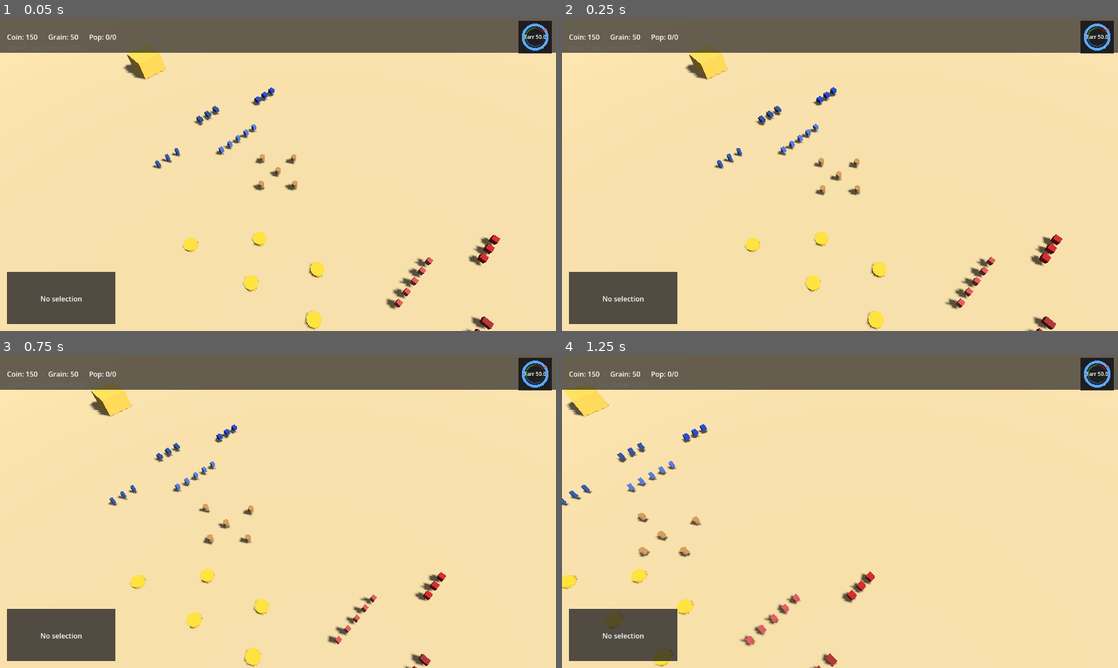
Above: before the commit, frames 1-4 (two rows, left to right).
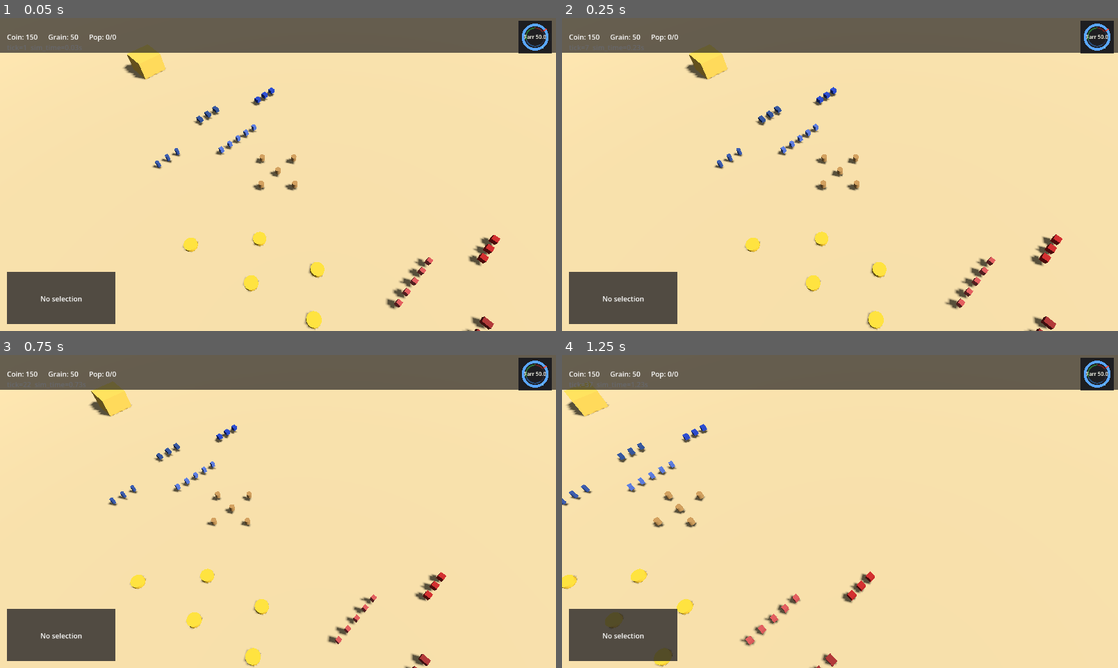
Above: after the commit, the same moments.

Repository: siavoush/shahname-rts
Game: Godot game, scene res://scenes/main.tscn
Same seed, same stepped clock (60 frames per second), same inputs: the game is played once before the commit and once after it.
Inputs (mouse positions are in pixels of both pictures, inside the frame that each line leads up to):
- Up to frame 1 (0.05 s): no input
- Up to frame 2 (0.25 s): no input
- Up to frame 3 (0.75 s): tap Enter at 0.5 s; move the mouse to (400, 495) at 0.52 s; hold Right from 0.53 s (still down); hold Shift from 0.53 s (still down); click (400, 495) at 0.67 s
- Up to frame 4 (1.25 s): keep holding Right; keep holding Shift

Frame 1 is identical in both runs. In frame 2, 0.4% of the frame differs, in the area x 45-54%, y 43-57%; in frame 3, 0.4%; in frame 4, 0.5%, in the area x 13-26%, y 43-65%.

Commit message:
fix(session-11): full-review BLOCKERs — DummyIran gate + unit_id collision root + gate integrity
Fixes the 2 confirmed code BLOCKERs + 2 gate-integrity findings from the
2026-06-08 Fable-5-era comprehensive review (29-agent workflow).

ARCH-2 (BLOCKER): DummyIranController gated to --headless-batch boots.
  The autoload was always-on; in live player games it would seize the
  player's workers at tick 0 and clobber commands with attack-move
  sweeps every 900 ticks (latent since c05ba77 activated unit
  discovery). `enabled` set in _ready from cmdline-user-args; handler
  early-returns when disabled; reset() preserves the boot-scoped gate.
  +3 regression tests.

ARCH-1 (BLOCKER): unit_id namespace collision fixed at the EMITTER.
  Building HCs no longer emit global unit_health_zero / unit_died
  (HealthComponent.emit_global_death_signals, set false by
  Building._init_health_from_balance_data). Razing building id N can
  no longer death-preempt + queue_free the healthy unit with unit_id N
  or misfire worker-death Farr drains. Building death surface = LOCAL
  health_zero (BUG-G1 pattern) + typed EventBus.building_destroyed.
  New test_unit_building_id_collision.gd (5 tests incl. real-scene
  wiring check on Ma'dan).

TEST-2 (HIGH): run_tests.sh cold-start false-green guard — parse GUT
  totals line; refuse the vacuous green when 0 tests ran (fresh
  worktree without import pass), with fix hint.

HOOK-1 (QoL): docs-only commits (*.md/*.txt/docs/.claude/codex) skip
  the ~42s lint+GUT pre-commit gate.

Docs: ARCHITECTURE.md §2 rows truth-fixed (stale "structurally inert" +
"unit_spawned does not exist" claims); BUILD_LOG session-11 entry.

Suite: 1643 tests (+8), 0 failures, lint clean.

Diff:
--- a/game/scripts/autoload/dummy_iran_controller.gd
+++ b/game/scripts/autoload/dummy_iran_controller.gd
@@ -105,13 +105,29 @@
 ## log emit to state-change boundaries — no per-tick spam per §9.M6.4.
 var _last_acked_build_step: int = -1
 
+## Session-11 hotfix (review ARCH-2) — headless-batch gate. This controller
+## is an autoload and therefore boots in EVERY game, including live player
+## sessions, where an active dummy AI would seize the player's workers at
+## tick 0 and clobber their commands with attack-move sweeps every 900
+## ticks. `enabled` gates the sim_phase handler; it is true ONLY under the
+## `--headless-batch` boot (the same cmdline-user-args sentinel main.gd
+## uses to spawn HeadlessMatchRunner). Tests set `enabled = true`
+## explicitly. reset() deliberately does NOT touch it — enablement is
+## boot-scoped, not match-scoped.
+var enabled: bool = false
+
 
 # ---------------------------------------------------------------------------
 # Lifecycle
 # ---------------------------------------------------------------------------
 
 func _ready() -> void:
-	print("[dummy-iran] DummyIranController._ready")
+	# ARCH-2 gate: active ONLY under the headless-batch boot. In a live
+	# player game the controller stays connected but inert (early-return
+	# in _on_sim_phase) so the wiring path is identical in both modes and
+	# tests can flip `enabled` without re-wiring (BUG-D1 lesson).
+	enabled = OS.get_cmdline_user_args().has("--headless-batch")
+	print("[dummy-iran] DummyIranController._ready enabled=%s" % str(enabled))
 	# Canonical pattern (per turan_controller.gd:140): subscribe to
 	# EventBus.sim_phase + filter to PHASE_AI inside the handler.
 	# SimClock does NOT declare per-phase signals; the bus is the seam.
@@ -155,6 +171,10 @@
 ## discipline: tests drive via `EventBus.sim_phase.emit(&"ai", tick)`, NOT
 ## by calling `_on_sim_phase` directly (BUG-D1 lesson).
 func _on_sim_phase(phase: StringName, tick: int) -> void:
+	# ARCH-2 gate — inert outside --headless-batch boots (live player
+	# games must never have the dummy AI fighting the player for control).
+	if not enabled:
+		return
 	if phase != Constants.PHASE_AI:
 		return
 
--- a/game/scripts/units/components/health_component.gd
+++ b/game/scripts/units/components/health_component.gd
@@ -41,6 +41,23 @@
 # in _ready (or by tests directly). Defaults to -1 ("no unit") so a freshly-
 # constructed orphan component does not falsely claim unit_id 0.
 @export var unit_id: int = -1
+
+## Session-11 hotfix (review ARCH-1) — unit_id collision ROOT fix.
+## Units and Buildings keep SEPARATE id counters that collide in the same
+## int space (unit.gd `_next_unit_id` and building.gd `_next_building_id`
+## both start at 1). Until now, Building HCs emitted on the GLOBAL
+## `unit_health_zero` / `unit_died` channels, so razing building id 3
+## death-preempted (and queue_free'd) the healthy UNIT with unit_id 3, and
+## FarrDrainDispatcher could apply worker-death drains for a building death.
+## Buildings now suppress the global emits (Building._init_health_from_
+## balance_data sets this false); their death surface is the LOCAL
+## `health_zero` signal (BUG-G1 per-instance pattern) plus the typed
+## `EventBus.building_destroyed(team, kind, unit_id)` channel emitted by
+## Building._on_health_zero. Units leave this true. Known accepted edge:
+## the headless runner's first_engagement_tick latch (which proxies on
+## unit_health_zero) no longer sees building-only engagements — already a
+## documented proxy divergence in AI_VS_AI_RESULT_FORMAT §8.
+@export var emit_global_death_signals: bool = true
 
 ## Local death signal — emitted BEFORE the global EventBus.unit_health_zero.
 ## Subscribers that need source-identification (Building subclasses whose
@@ -281,8 +298,12 @@
 	#      is_instance_valid each frame, but a unit_died-driven prune is a
 	#      LATER optimization).
 	health_zero.emit(unit_id)
-	EventBus.unit_health_zero.emit(unit_id)
-	EventBus.unit_died.emit(unit_id, killer_unit_id, augmented_cause, death_pos)
+	# Session-11 hotfix (ARCH-1): Building HCs set emit_global_death_signals
+	# false at init — the global channels are the UNIT namespace; building
+	# deaths surface via the local signal above + EventBus.building_destroyed.
+	if emit_global_death_signals:
+		EventBus.unit_health_zero.emit(unit_id)
+		EventBus.unit_died.emit(unit_id, killer_unit_id, augmented_cause, death_pos)
 
 
 ## Apply healing. Increases hp by `amount`, clamped to max_hp_x100.
--- a/game/scripts/world/buildings/building.gd
+++ b/game/scripts/world/buildings/building.gd
@@ -982,6 +982,14 @@
 		hc.call(&"init_max_hp", max_hp)
 	if hc.has_method(&"set"):
 		hc.set(&"unit_id", unit_id)
+	# Session-11 hotfix (review ARCH-1) — unit_id collision ROOT fix.
+	# Building ids and Unit ids collide in the same int space; suppress the
+	# global unit_health_zero / unit_died emits for Building HCs so a razed
+	# building can never death-preempt (and free) a same-id healthy Unit or
+	# misfire a worker-death Farr drain. Building death surfaces via the
+	# LOCAL hc.health_zero subscription above (BUG-G1 pattern) + the typed
+	# EventBus.building_destroyed emit in _on_health_zero.
+	hc.set(&"emit_global_death_signals", false)
 
 
 ## Read max_hp from BalanceData.buildings[<kind>].max_hp via the
--- a/game/tests/unit/test_dummy_iran_controller.gd
+++ b/game/tests/unit/test_dummy_iran_controller.gd
@@ -26,10 +26,51 @@
 	# because the autoload's state persists across tests in the same
 	# Godot process.
 	DummyIranController.reset()
+	# Session-11 hotfix (ARCH-2): the controller boots disabled outside
+	# --headless-batch (the GUT process has no such flag). Tests opt in
+	# explicitly; reset() deliberately preserves `enabled`.
+	DummyIranController.enabled = true
 
 
 func after_each() -> void:
 	DummyIranController.reset()
+	DummyIranController.enabled = false
+
+
+# ---------------------------------------------------------------------------
+# ARCH-2 gate regression (session-11 hotfix)
+# ---------------------------------------------------------------------------
+
+func test_controller_boots_disabled_without_headless_batch_flag() -> void:
+	# The GUT process was launched WITHOUT --headless-batch, so the
+	# autoload's _ready must have left the gate closed. before_each
+	# force-enabled it for the other tests; assert the BOOT decision by
+	# re-deriving it from the same source _ready used.
+	assert_false(OS.get_cmdline_user_args().has("--headless-batch"),
+		"ARCH-2 precondition: GUT process must not carry the headless-batch "
+		+ "flag — if it ever does, the boot-disabled invariant is untestable "
+		+ "here and this test must move to a subprocess harness")
+
+
+func test_disabled_controller_is_inert_on_sim_phase() -> void:
+	# With the gate closed, AI-phase ticks must not advance the FSM —
+	# the live-game safety invariant. Wiring-path discipline: drive via
+	# EventBus.sim_phase.emit (BUG-D1 lesson).
+	DummyIranController.enabled = false
+	EventBus.sim_phase.emit(Constants.PHASE_AI, 0)
+	assert_eq(DummyIranController.get_state(), &"awaiting_start",
+		"ARCH-2: disabled controller must not run the tick-0 gather "
+		+ "dispatch (state must stay awaiting_start)")
+
+
+func test_reset_preserves_enabled_flag() -> void:
+	# Enablement is boot-scoped, not match-scoped: HeadlessMatchRunner
+	# calls reset() between matches and the controller must stay active.
+	DummyIranController.enabled = true
+	DummyIranController.reset()
+	assert_true(DummyIranController.enabled,
+		"reset() must not clear the boot-scoped enabled gate "
+		+ "(per-match reset happens inside an enabled headless boot)")
 
 
 # ---------------------------------------------------------------------------
--- /dev/null
+++ b/game/tests/unit/test_unit_building_id_collision.gd
@@ -0,0 +1,175 @@
+# Regression tests — Unit/Building unit_id namespace-collision ROOT fix.
+#
+# Session-11 hotfix, 2026-06-08 full-review finding ARCH-1 (BLOCKER).
+#
+# The bug class: Units and Buildings keep SEPARATE static id counters that
+# both start at 1 and collide in the same int space. Building HCs used to
+# emit on the GLOBAL `EventBus.unit_health_zero` / `unit_died` channels;
+# consumers filter by id only, so razing building id N death-preempted
+# (StateMachine → &"dying" → queue_free) the healthy UNIT with unit_id N,
+# and FarrDrainDispatcher could apply a worker-death Farr drain for a
+# building death. Workarounds existed at three consumer sites (BUG-G1 /
+# BUG-H8 target_node threading); this is the EMITTER-side root fix:
+# HealthComponent.emit_global_death_signals, set false by
+# Building._init_health_from_balance_data.
+#
+# Invariants pinned here:
+#   1. A Building-flagged HC reaching 0 emits the LOCAL health_zero signal
+#      but NEVER the global unit_health_zero / unit_died channels.
+#   2. A Unit HC (default flag) still emits all three — unit-side death
+#      preempt + Farr drains + telemetry are unaffected.
+#   3. The collision scenario: two HCs sharing id N; the building-side
+#      death produces ZERO global emissions for id N (nothing for a
+#      same-id unit consumer to misfire on).
+#   4. Wiring: a REAL Building scene (Ma'dan canonical) gets the flag set
+#      false by _init_health_from_balance_data — the fix is wired, not
+#      just available.
+#
+# Pitfall #17 discipline: free() not queue_free()+await where applicable;
+# add_child_autofree handles lifetime.
+extends GutTest
+
+
+const HealthComponentScript: Script = preload(
+	"res://scripts/units/components/health_component.gd")
+const MadanScene: PackedScene = preload(
+	"res://scenes/world/buildings/madan.tscn")
+const BuildingScript: Script = preload(
+	"res://scripts/world/buildings/building.gd")
+
+const COLLIDING_ID: int = 7
+
+var _unit_hc: Variant
+var _building_hc: Variant
+var _global_zero_ids: Array[int] = []
+var _global_died_ids: Array[int] = []
+var _local_zero_ids: Array[int] = []
+
+
+func before_each() -> void:
+	SimClock.reset()
+	_global_zero_ids.clear()
+	_global_died_ids.clear()
+	_local_zero_ids.clear()
+
+	_unit_hc = HealthComponentScript.new()
+	add_child_autofree(_unit_hc)
+	_unit_hc.unit_id = COLLIDING_ID
+	# Unit-side default: emit_global_death_signals stays true.
+
+	_building_hc = HealthComponentScript.new()
+	add_child_autofree(_building_hc)
+	_building_hc.unit_id = COLLIDING_ID
+	# What Building._init_health_from_balance_data now sets:
+	_building_hc.emit_global_death_signals = false
+	_building_hc.health_zero.connect(_on_local_zero)
+
+	EventBus.unit_health_zero.connect(_on_global_zero)
+	EventBus.unit_died.connect(_on_global_died)
+
+
+func after_each() -> void:
+	if EventBus.unit_health_zero.is_connected(_on_global_zero):
+		EventBus.unit_health_zero.disconnect(_on_global_zero)
+	if EventBus.unit_died.is_connected(_on_global_died):
+		EventBus.unit_died.disconnect(_on_global_died)
+	SimClock._is_ticking = false
+	SimClock.reset()
+
+
+func _on_global_zero(unit_id: int) -> void:
+	_global_zero_ids.append(unit_id)
+
+
+func _on_global_died(unit_id: int, _killer: int, _cause: StringName,
+		_pos: Vector3) -> void:
+	_global_died_ids.append(unit_id)
+
+
+func _on_local_zero(unit_id: int) -> void:
+	_local_zero_ids.append(unit_id)
+
+
+# Same on-tick wrapper discipline as test_health_component.gd — _set_sim
+# asserts require SimClock.is_ticking() during the mutation.
+func _on_tick(body: Callable) -> void:
+	SimClock._is_ticking = true
+	body.call()
+	SimClock._is_ticking = false
+
+
+# ---------------------------------------------------------------------------
+# Invariant 1 + 3 — building death is globally silent, locally loud
+# ---------------------------------------------------------------------------
+
+func test_building_hc_death_never_emits_global_unit_channels() -> void:
+	_building_hc.init_max_hp(10.0)
+	_on_tick(func() -> void:
+		_building_hc.take_damage(10.0, null))
+	assert_eq(_global_zero_ids.size(), 0,
+		"ARCH-1: building death must NOT emit global unit_health_zero — "
+		+ "a same-id Unit consumer (StateMachine death-preempt) would "
+		+ "queue_free a healthy unit")
+	assert_eq(_global_died_ids.size(), 0,
+		"ARCH-1: building death must NOT emit global unit_died — "
+		+ "FarrDrainDispatcher would misfire a worker-death drain")
+	assert_eq(_local_zero_ids, [COLLIDING_ID] as Array[int],
+		"BUG-G1 local channel must still fire exactly once — Building "
+		+ "subclass cleanup chains subscribe to the LOCAL signal")
+
+
+func test_colliding_unit_is_untouched_by_building_death() -> void:
+	_unit_hc.init_max_hp(50.0)
+	_building_hc.init_max_hp(10.0)
+	_on_tick(func() -> void:
+		_building_hc.take_damage(10.0, null))
+	# The unit HC sharing id 7 must be alive + at full HP — nothing in
+	# the building's death path may have reached it.
+	assert_true(is_instance_valid(_unit_hc),
+		"ARCH-1: same-id unit must survive a building's destruction")
+	assert_true(bool(_unit_hc.is_alive()),
+		"ARCH-1: same-id unit must remain alive (no death-preempt path)")
+	assert_eq(int(_unit_hc.hp_x100), 5000,
+		"ARCH-1: same-id unit hp must be untouched")
+
+
+# ---------------------------------------------------------------------------
+# Invariant 2 — unit-side global emits are unaffected
+# ---------------------------------------------------------------------------
+
+func test_unit_hc_death_still_emits_global_channels() -> void:
+	_unit_hc.init_max_hp(10.0)
+	_on_tick(func() -> void:
+		_unit_hc.take_damage(10.0, null))
+	assert_eq(_global_zero_ids, [COLLIDING_ID] as Array[int],
+		"unit death must still emit global unit_health_zero exactly once "
+		+ "(StateMachine death-preempt depends on it)")
+	assert_eq(_global_died_ids, [COLLIDING_ID] as Array[int],
+		"unit death must still emit global unit_died exactly once "
+		+ "(telemetry / FarrSystem / Phase-5 Yadgar consumers)")
+
+
+func test_hc_default_flag_is_unit_semantics() -> void:
+	var fresh: Variant = HealthComponentScript.new()
+	add_child_autofree(fresh)
+	assert_true(bool(fresh.emit_global_death_signals),
+		"default HC must keep unit semantics (global emits ON) — only "
+		+ "Building._init_health_from_balance_data opts out")
+
+
+# ---------------------------------------------------------------------------
+# Invariant 4 — the fix is WIRED on a real Building scene
+# ---------------------------------------------------------------------------
+
+func test_real_building_scene_gets_global_emits_suppressed() -> void:
+	BuildingScript.call(&"reset_id_counter")
+	var madan: Variant = MadanScene.instantiate()
+	madan.set(&"team", Constants.TEAM_IRAN)
+	add_child_autofree(madan)
+	var hc: Variant = madan.get_node_or_null(^"HealthComponent")
+	assert_not_null(hc,
+		"madan.tscn must carry a HealthComponent (Wave 3-BD)")
+	assert_false(bool(hc.emit_global_death_signals),
+		"ARCH-1 wiring: Building._init_health_from_balance_data must set "
+		+ "emit_global_death_signals=false on its HC — without this the "
+		+ "flag exists but the collision persists")
Not shown, changed: BUILD_LOG.md
Not shown, changed: docs/ARCHITECTURE.md
Not shown, changed: game/run_tests.sh
Not shown, changed: tools/git-hooks/pre-commit
